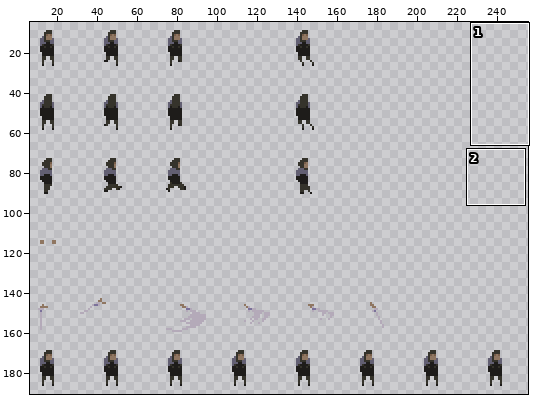
One commit to this sprite sheet: GFX/player/player1.png. The picture above shows the old version from afar; the outline marks the close-up.
Close-up. Before the edit:
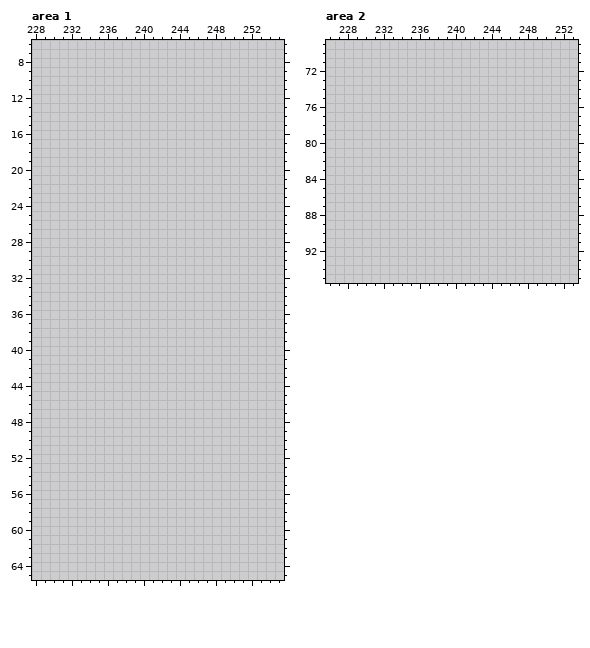
The file is 256x256 pixels. Shown: area 1: x 228..255, y 6..65; area 2: x 226..253, y 69..95. The wide view leaves out empty margins.
Palette (. is transparent): 
Once edited:
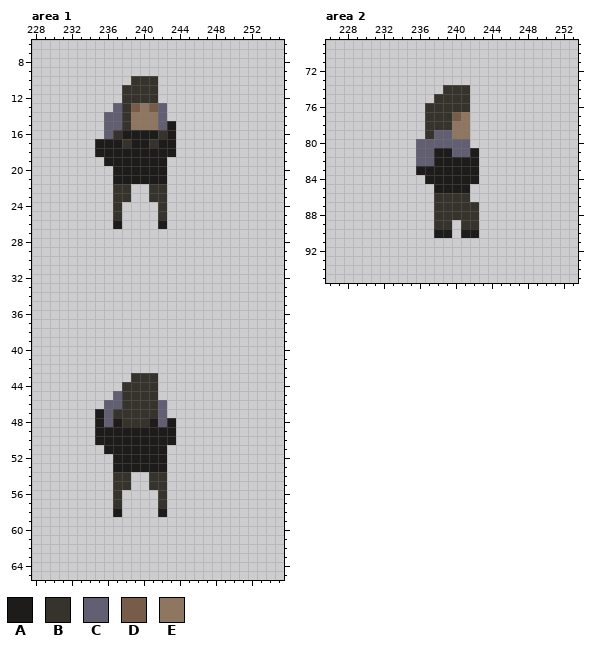
Colours new in this view: A #1e1c1a  B #35332b  C #625f72  D #775d49  E #8f7661
From old to new:
{"where": "area 1"}
{"y":10,"x":239,"old":"...","new":"BBB"}
{"y":11,"x":238,"old":"....","new":"BBBB"}
{"y":12,"x":238,"old":"....","new":"BBBB"}
{"y":13,"x":237,"old":"......","new":"CBDEDC"}
{"y":14,"x":236,"old":".......","new":"CCBEEEC"}
{"y":15,"x":236,"old":"........","new":"CCBEEECA"}
{"y":16,"x":236,"old":"........","new":"CBAAAABA"}
{"y":17,"x":235,"old":".........","new":"AAABAABAA"}
{"y":18,"x":235,"old":".........","new":"AAAAAAAAA"}
{"y":19,"x":236,"old":".......","new":"AAAAAAA"}
{"y":20,"x":237,"old":"......","new":"AAAAAA"}
{"y":21,"x":237,"old":"......","new":"AAAAAA"}
{"y":22,"x":237,"old":"..","new":"BB"}
{"y":22,"x":241,"old":"..","new":"BB"}
{"y":23,"x":237,"old":"..","new":"BB"}
{"y":23,"x":241,"old":"..","new":"BB"}
{"y":24,"x":237,"old":".","new":"B"}
{"y":24,"x":242,"old":".","new":"B"}
{"y":25,"x":237,"old":".","new":"B"}
{"y":25,"x":242,"old":".","new":"B"}
{"y":26,"x":237,"old":".","new":"A"}
{"y":26,"x":242,"old":".","new":"A"}
{"y":43,"x":239,"old":"...","new":"BBB"}
{"y":44,"x":238,"old":"....","new":"BBBB"}
{"y":45,"x":237,"old":".....","new":"CBBBB"}
{"y":46,"x":236,"old":".......","new":"CCBBBBC"}
{"y":47,"x":235,"old":"........","new":"ACBBBBBC"}
{"y":48,"x":235,"old":".........","new":"ACABBBACA"}
{"y":49,"x":235,"old":".........","new":"AAAAAAAAA"}
{"y":50,"x":235,"old":".........","new":"AAAAAAAAA"}
{"y":51,"x":236,"old":".......","new":"AAAAAAA"}
{"y":52,"x":237,"old":"......","new":"AAAAAA"}
{"y":53,"x":237,"old":"......","new":"AAAAAA"}
{"y":54,"x":237,"old":"..","new":"BB"}
{"y":54,"x":241,"old":"..","new":"BB"}
{"y":55,"x":237,"old":"..","new":"BB"}
{"y":55,"x":241,"old":"..","new":"BB"}
{"y":56,"x":237,"old":".","new":"B"}
{"y":56,"x":242,"old":".","new":"B"}
{"y":57,"x":237,"old":".","new":"B"}
{"y":57,"x":242,"old":".","new":"B"}
{"y":58,"x":237,"old":".","new":"A"}
{"y":58,"x":242,"old":".","new":"A"}
{"where": "area 2"}
{"y":74,"x":239,"old":"...","new":"BBB"}
{"y":75,"x":238,"old":"....","new":"BBBB"}
{"y":76,"x":237,"old":".....","new":"BBBBB"}
{"y":77,"x":237,"old":".....","new":"BBBDE"}
{"y":78,"x":237,"old":".....","new":"BBBEE"}
{"y":79,"x":237,"old":".....","new":"BCCEE"}
{"y":80,"x":236,"old":"......","new":"CCCCCC"}
{"y":81,"x":236,"old":".......","new":"CCAACCA"}
{"y":82,"x":236,"old":".......","new":"CCAAAAA"}
{"y":83,"x":236,"old":".......","new":"AAAAAAA"}
{"y":84,"x":237,"old":"......","new":"AAAAAA"}
{"y":85,"x":238,"old":"....","new":"AAAA"}
{"y":86,"x":238,"old":"....","new":"BBBB"}
{"y":87,"x":238,"old":".....","new":"BBBBB"}
{"y":88,"x":238,"old":".....","new":"BBBBB"}
{"y":89,"x":238,"old":"..","new":"BB"}
{"y":89,"x":241,"old":"..","new":"BB"}
{"y":90,"x":238,"old":"..","new":"AA"}
{"y":90,"x":241,"old":"..","new":"AA"}
